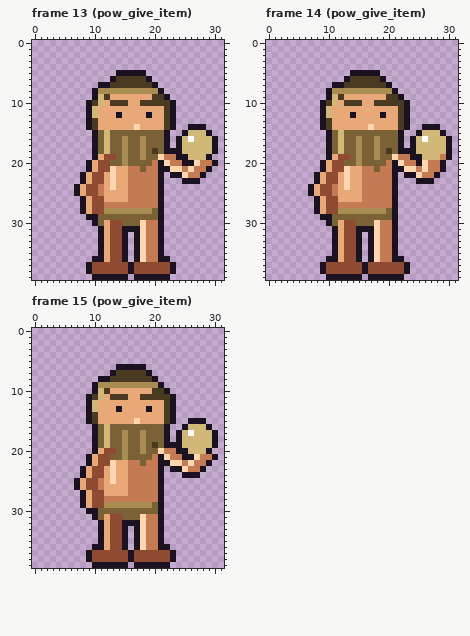
One commit to this pixel-art file: game/art-src/player/pow.aseprite. The picture above is the old version.
32x40 pixels, 24 frames. Shown: frame 13 (pow_give_item), frame 14 (pow_give_item), frame 15 (pow_give_item). The commit also changed other frames, which this record leaves out.
After the commit:
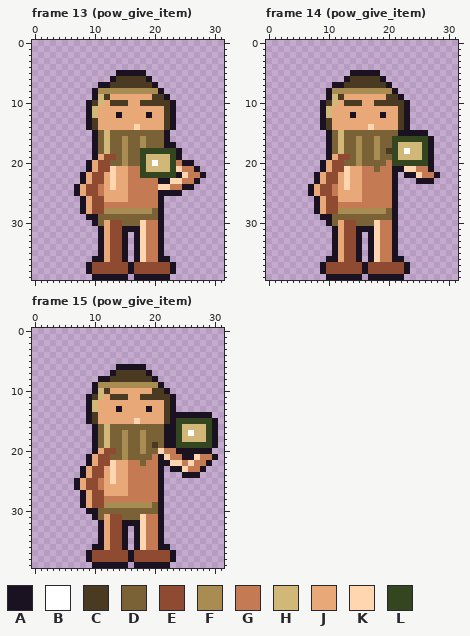
Palette (. is transparent): A #1a1220  B #ffffff  C #4a3a22  D #7a6236  E #8e4b32  F #a88c52  G #c47a52  H #d2b878  J #e8a878  K #ffd6b0  L #34461f
Difference:
Changed rows in their new state; - is an unchanged pixel.
Frame 13 (pow_give_item):
first column x 18:
14 --------...--
15 -------.....-
16 ------.......
17 -----A.......
18 LLLLLL-......
19 LHHHHL-.....-
20 LHBHHL---....
21 LHHHHL--GA..-
22 LLLLLL-------
23 ----AKKGG----
24 ---KKGGAA----
25 ----AAA------
Frame 14 (pow_give_item):
first column x 21:
14 -----...--
15 --AA-A...-
16 LLLLLLA...
17 LHHH-LA...
18 LHBH-LA...
19 LHHHHLA...
20 LLLLLLA..-
21 -----GA..-
Frame 15 (pow_give_item):
first column x 23:
14 -AAAAAA-
15 -LLLLLLA
16 ALH---LA
17 AL----L-
18 AL----L-
19 -LLLLLL-
20 ---AAA--
Boxes around the changes in both pictures, in picture pixels (x1, y1, x2, y2):
changed: (140, 124, 218, 196)
changed: (392, 124, 452, 172)
changed: (170, 412, 218, 454)
